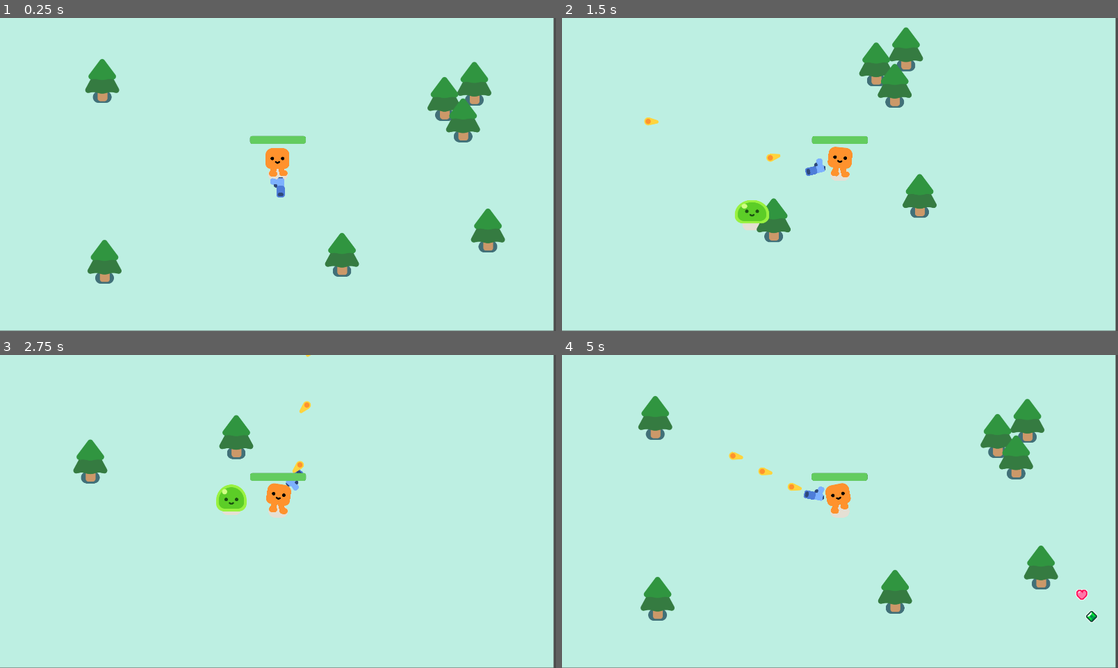
Above: before the commit, frames 1-4 (two rows, left to right).
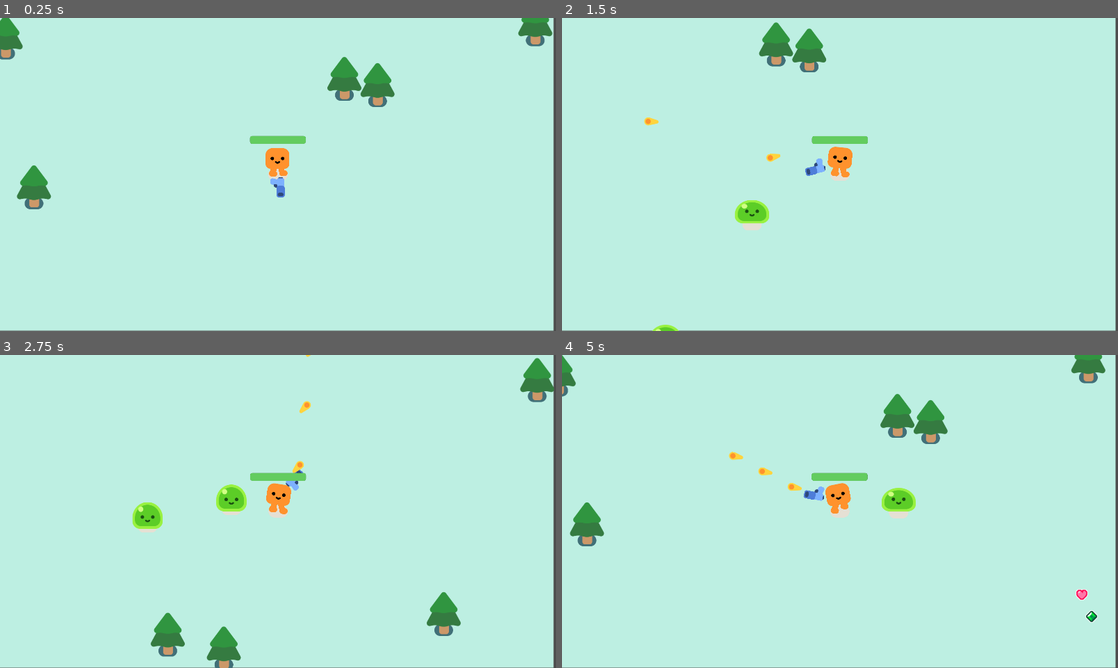
Above: after the commit, the same moments.

Repository: Alexintosh/minirougue
Game: Godot game, scene res://game.tscn
The game is run twice, just before and just after one commit, with the same random seed, the same clock (stepped at 60 frames per second) and the same inputs.
Inputs (mouse positions are in pixels of both pictures, inside the frame that each line leads up to):
- Up to frame 1 (0.25 s): no input
- Up to frame 2 (1.5 s): move the mouse to (840, 161) at 0.52 s; hold D (move_right) 0.53-1.28 s; move the mouse to (728, 190) at 1.27 s; hold S (move_down) from 1.28 s (still down)
- Up to frame 3 (2.75 s): move the mouse to (333, 442) at 2.02 s; release S (move_down) at 2.03 s; hold D (move_right) from 2.03 s (still down)
- Up to frame 4 (5 s): move the mouse to (812, 574) at 2.77 s; release D (move_right) at 2.78 s; hold W (move_up) 2.78-3.53 s; move the mouse to (1006, 558) at 3.52 s; hold A (move_left) from 3.53 s (still down); move the mouse to (673, 464) at 4.27 s

The runs differ from the first frame. In frame 1, 6.2% of the frame differs, in the area x 0-100%, y 0-85%; in frame 2, 3.7%; in frame 3, 3.7%; in frame 4, 6.4%, in the area x 0-98%, y 0-85%.

Commit message:
small refactoring of the player scene

Diff:
--- a/game.gd
+++ b/game.gd
@@ -15,6 +15,7 @@
 
 func _ready():
 	spawn()
+	add_tress()
 
 func spawn():
 	print("mobs_alive", mobs_alive)
@@ -53,8 +54,7 @@
 	mobs_alive = mobs_alive + 1
 
 func _on_timer_timeout():
-	pass
-	#spawn()
+	spawn()
 
 func _on_player_health_depleted():
 	gameover = true
@@ -107,4 +107,29 @@
 
 func _on_player_loot_collected(value):
 	gems += value
+
+	if(gems % 2 == 0) :
+		%Player/Gun.decrease_shooting_frequency(0.03)
 	print(gems)
+
+func add_tress():
+	var viewport_size = get_viewport().content_scale_size
+
+	# Number of trees to create
+	var num_trees = 1000
+	# Minimum and maximum positions for tree placement
+	var min_pos = Vector2(-10000, -10000)
+	var max_pos = Vector2(10000, 10000)
+
+	for i in range(num_trees):
+		# Instance a new tree
+		var tree = preload("res://pine_tree.tscn").instantiate()
+
+		# Randomly position the tree
+		tree.position = Vector2(
+			randf_range(min_pos.x, max_pos.x),
+			randf_range(min_pos.y, max_pos.y)
+		)
+
+		# Add the tree to the CanvasLayer
+		%TreeContainer.add_child(tree)
--- a/game.tscn
+++ b/game.tscn
@@ -1,8 +1,7 @@
-[gd_scene load_steps=6 format=3 uid="uid://cohc61yi1xwo4"]
+[gd_scene load_steps=5 format=3 uid="uid://cohc61yi1xwo4"]
 
 [ext_resource type="PackedScene" uid="uid://c1u2x72vwu7s5" path="res://player.tscn" id="1_a052d"]
 [ext_resource type="Script" path="res://game.gd" id="1_kolfk"]
-[ext_resource type="PackedScene" uid="uid://bakkjka35yw1j" path="res://pine_tree.tscn" id="2_wg8d5"]
 
 [sub_resource type="Curve2D" id="Curve2D_jw5jl"]
 _data = {
@@ -25,6 +24,7 @@
 color = Color(0.741176, 0.937255, 0.886275, 1)
 
 [node name="Player" parent="." instance=ExtResource("1_a052d")]
+unique_name_in_owner = true
 position = Vector2(891, 592)
 
 [node name="Path2D" type="Path2D" parent="Player"]
@@ -36,27 +36,6 @@
 unique_name_in_owner = true
 position = Vector2(-653, -565)
 rotation = -0.00396582
-
-[node name="PineTree" parent="." instance=ExtResource("2_wg8d5")]
-position = Vector2(1466, 325)
-
-[node name="PineTree2" parent="." instance=ExtResource("2_wg8d5")]
-position = Vector2(1530, 399)
-
-[node name="PineTree3" parent="." instance=ExtResource("2_wg8d5")]
-position = Vector2(1569, 273)
-
-[node name="PineTree4" parent="." instance=ExtResource("2_wg8d5")]
-position = Vector2(292, 887)
-
-[node name="PineTree5" parent="." instance=ExtResource("2_wg8d5")]
-position = Vector2(284, 263)
-
-[node name="PineTree6" parent="." instance=ExtResource("2_wg8d5")]
-position = Vector2(1112, 863)
-
-[node name="PineTree7" parent="." instance=ExtResource("2_wg8d5")]
-position = Vector2(1616, 779)
 
 [node name="Timer" type="Timer" parent="."]
 unique_name_in_owner = true
@@ -92,6 +71,9 @@
 theme_override_font_sizes/font_size = 143
 text = "Game Over"
 
+[node name="TreeContainer" type="Node2D" parent="."]
+unique_name_in_owner = true
+
 [connection signal="health_depleted" from="Player" to="." method="_on_player_health_depleted"]
 [connection signal="loot_collected" from="Player" to="." method="_on_player_loot_collected"]
 [connection signal="timeout" from="Timer" to="." method="_on_timer_timeout"]
--- a/gun.gd
+++ b/gun.gd
@@ -1,14 +1,8 @@
+class_name Gun
 extends Area2D
 
 func _physics_process(delta):
-
 	look_at(get_global_mouse_position())
-
-	# Code below automatically rotates to the closest enemy
-	#var enemiesInRange = get_overlapping_bodies() #this functions get all the enemies in the area
-	#if enemiesInRange.size() > 0: #why is this not lenghts???
-		#var target: CharacterBody2D = enemiesInRange.front()
-		#look_at(target.global_position)
 
 func shoot():
 	const BULLET = preload("res://bullet.tscn")
@@ -17,5 +11,17 @@
 	nb.global_rotation = %ShootingPoint.global_rotation
 	%ShootingPoint.add_child(nb)
 
+func increase_shooting_frequency(value: float) -> void:
+	$Timer.wait_time = $Timer.wait_time + value
+
+func decrease_shooting_frequency(value: float) -> void:
+	$Timer.wait_time = $Timer.wait_time - value
+
 func _on_timer_timeout():
 	shoot()
+
+func rotate_closest_enemy():
+	var enemiesInRange = get_overlapping_bodies() #this functions get all the enemies in the area
+	if enemiesInRange.size() > 0: #why is this not lenghts???
+		var target: CharacterBody2D = enemiesInRange.front()
+		look_at(target.global_position)
--- a/mob.gd
+++ b/mob.gd
@@ -29,4 +29,4 @@
 
 		get_parent().add_child(smoke)
 		smoke.global_position = global_position
-		queue_free()
+		call_deferred("queue_free")
--- a/player.gd
+++ b/player.gd
@@ -4,12 +4,13 @@
 signal loot_collected
 @export var max_health = 100
 @export var health: float = 100.00
+@export var velocity_multiplier: float = 600
 
 func _ready():
 	%HurtBox.connect("body_entered", _on_body_entered)
 
-func _on_body_entered(body):
-	print("Collided with body in group:", body.name)
+func _on_body_entered(body): pass
+	##print("Collided with body in group:", body.name)
 
 func handle_animation():
 	## Animations
@@ -20,37 +21,45 @@
 
 func _physics_process(delta):
 	var direction = Input.get_vector("move_left", "move_right", "move_up", "move_down")
-	velocity = direction * 600
+	var overlapping = %HurtBox.get_overlapping_bodies()
+	velocity = direction * velocity_multiplier
+
+	handle_collisions(overlapping, delta)
 	move_and_slide()
 	handle_animation()
 
-	## Hitbox
-	const DAMAGE_RATE = 10.0
-	var overllapping = %HurtBox.get_overlapping_bodies()
-
-	if overllapping.size() > 0:
+func handle_collisions(overlapping_bodies, delta):
+	if overlapping_bodies.size() > 0:
 		var dmg_rate = 0
 
 		#enemies have different damage rates
-		for body in overllapping:
+		for body in overlapping_bodies:
 			#priwnt("dmg_rate", body.to_string() )
 			if("damage_rate" in body):
 				dmg_rate += body.damage_rate;
 
-			if body.is_in_group("loot"):
-				body.loot()
-				loot_collected.emit(body.value)
-
-			if body.is_in_group("potion"):
-				body.loot()
-				health += body.value
-				if(health > max_health):
-					health = max_health
+			handle_loot(body)
+			handle_potions(body)
 
 		#print("dmg_rate", dmg_rate)
-		health -= dmg_rate * delta
-		%ProgressBar.value = health
+		handle_damage(dmg_rate * delta)
 
-		## Died?
-		if health <= 0.0:
-			health_depleted.emit()
+func handle_loot(body):
+	if body.is_in_group("loot"):
+		body.loot()
+		loot_collected.emit(body.value)
+
+func handle_damage(value):
+	health -= value
+	%ProgressBar.value = health
+
+	## Died?
+	if health <= 0.0:
+		health_depleted.emit()
+
+func handle_potions(body):
+	if body.is_in_group("potion"):
+		body.loot()
+		health += body.value
+		if(health > max_health):
+			health = max_health
--- a/player.tscn
+++ b/player.tscn
@@ -9,8 +9,8 @@
 height = 84.0
 
 [sub_resource type="CapsuleShape2D" id="CapsuleShape2D_nw70g"]
-radius = 39.0
-height = 116.0
+radius = 41.0
+height = 128.0
 
 [sub_resource type="StyleBoxFlat" id="StyleBoxFlat_6oms6"]
 bg_color = Color(0.152941, 0.168627, 0.188235, 1)
@@ -34,6 +34,7 @@
 unique_name_in_owner = true
 
 [node name="CollisionShape2D" type="CollisionShape2D" parent="."]
+visible = false
 position = Vector2(0, -20)
 shape = SubResource("CapsuleShape2D_lqo87")
 
